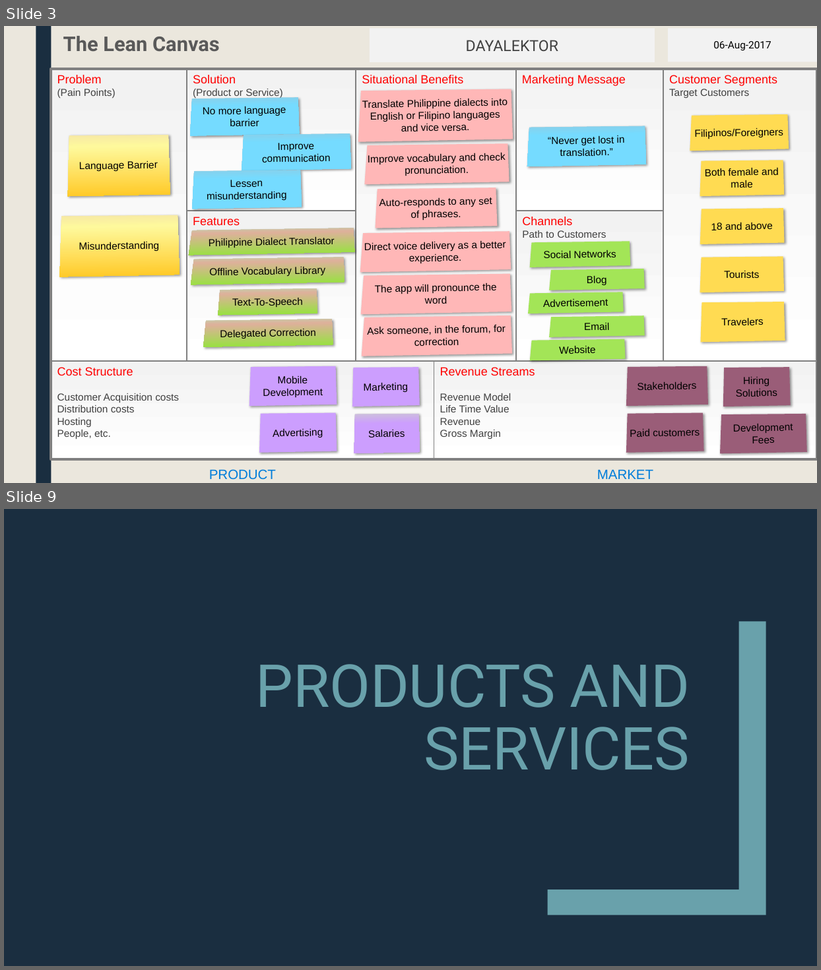
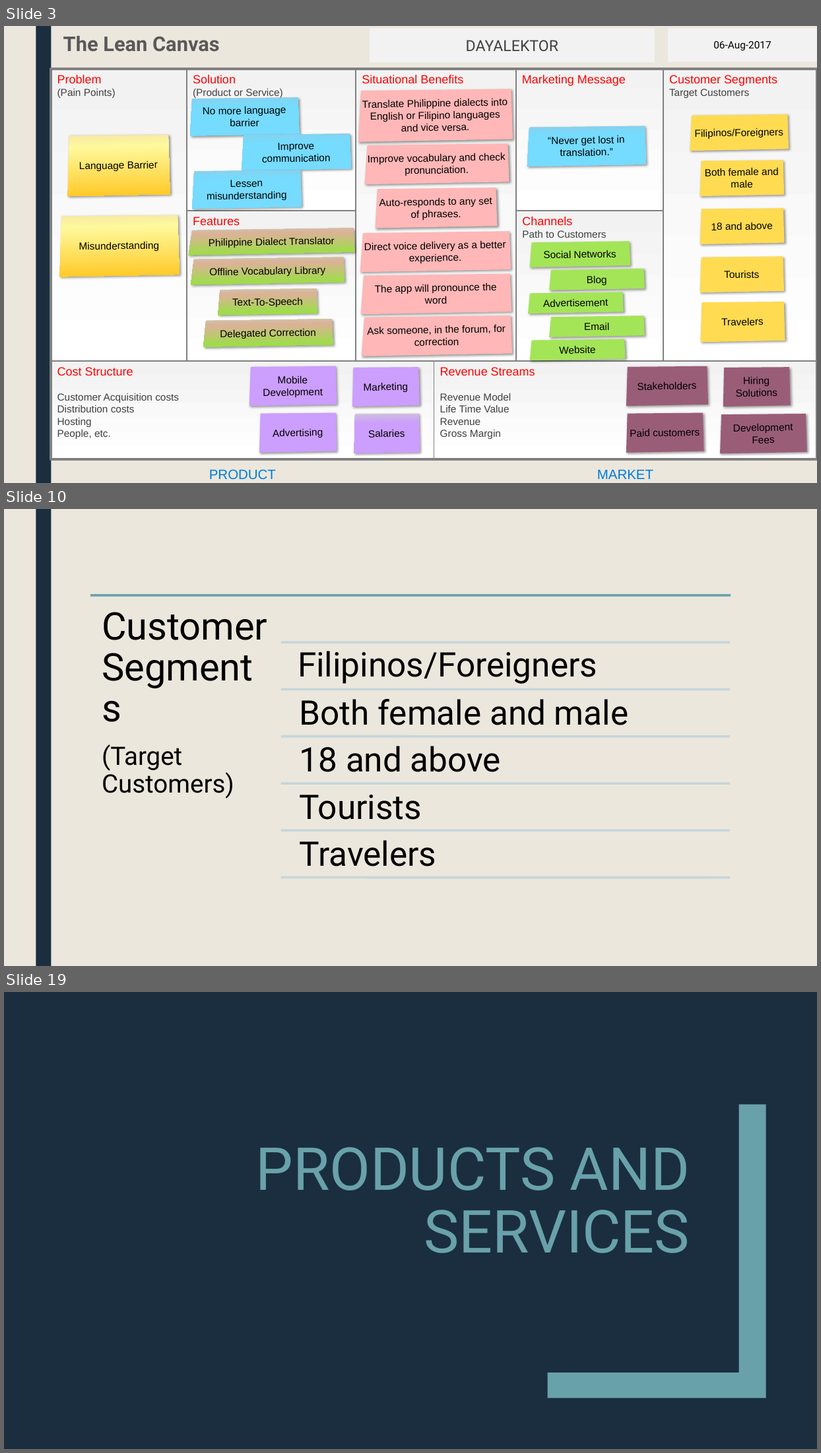
Before and after one commit to mlbelchez/Project---TENTREP, a slide deck: Presentation/PPT/Presentation 2.pptx. Shown one above the other, each under a label of ours: slides 3 and 9 before the commit, slides 3, 10 and 19 after it; the slides between them are not shown. The pictures are 821x970 and 821x1453 pixels, drawn with LibreOffice and Linux fonts; fonts in the diff are those of the drawing. Boxes give left, top, right and bottom in pixels: in the first picture for what was removed or moved away, otherwise in the second. Text is boxed around its words. In the diff, an @@ line names an element or a change of style, - is before the commit and + after.

```diff
--- a/Presentation/PPT/Presentation 2.pptx
+++ b/Presentation/PPT/Presentation 2.pptx
@@ slide 10 added at (4, 509, 817, 966), background #EBE7DD; not listed: 1 template element that a slide beside it also shows @@
@@ group added at (90, 595, 731, 878): 7 lines, 6 texts @@
+Customer Segments
+(Target Customers)
+Filipinos/Foreigners
+Both female and male
+18 and above
+Tourists
+Travelers
@@ what was slide 9 is now slide 19 @@
```
Also in this commit, not shown: 7 slides changed, 9 other slides added, 1 other file.
